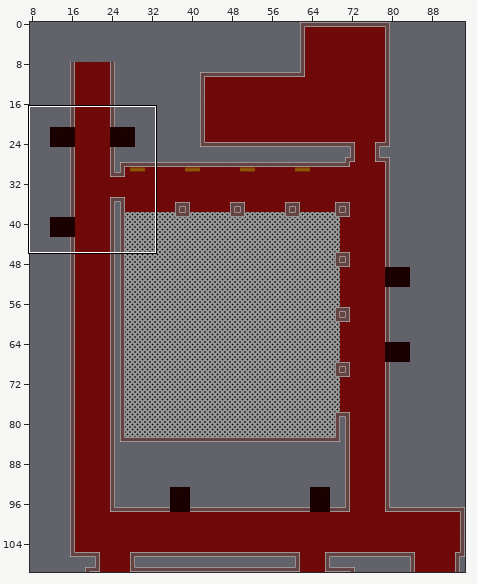
Two versions of a level (Tiled map, cliente/desktop/bin/main/mapas/Mapa-PlantaBaja.tmx). Above: a wide view before the commit, with the close-up outlined.
Close-up. Earlier state:
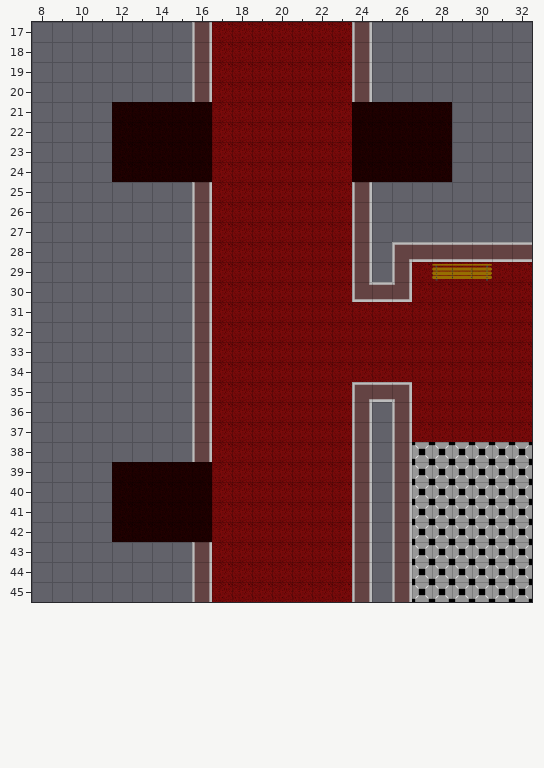
Cells are 48x48 px. Shown: x 8..32, y 17..45. The commit also changed other parts of the map, which this record leaves out.
And afterwards:
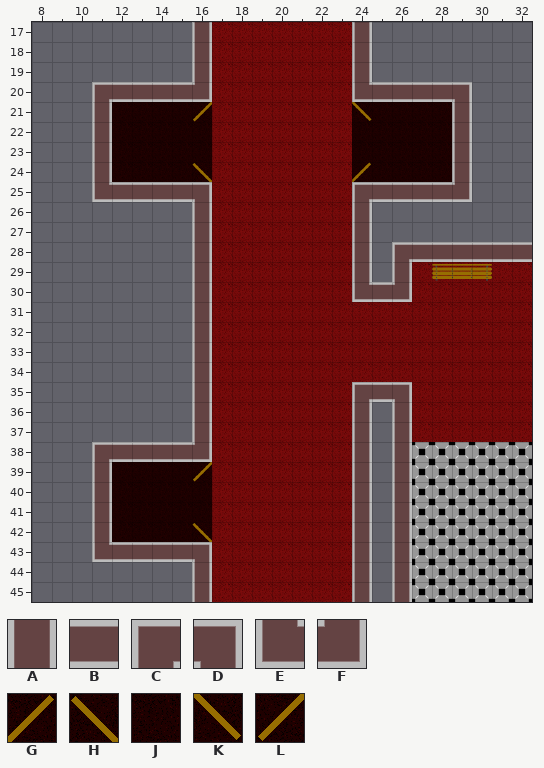
Key: from "Pared-TiledSet": A 0, B 1, C 3, D 4, E 6, F 7; from "Piso-TiledSet": G 1, H 2, J 3, K 4, L 5.
_ is an empty cell.
Tiles replaced or removed in this view: A, J.
Changes in this commit:
Changed rows in their new state; . is an unchanged cell.
Layer "Tile Layer 1":
first column x 11:
20 CBBBBF.......EBBBBD
21 A....L.......K....A
22 A.................A
23 A.................A
24 A....H.......G....A
25 EBBBBD.......CBBBBF
first column x 11:
38 CBBBBF
39 A....L
40 A.....
41 A.....
42 A....H
43 EBBBBD
